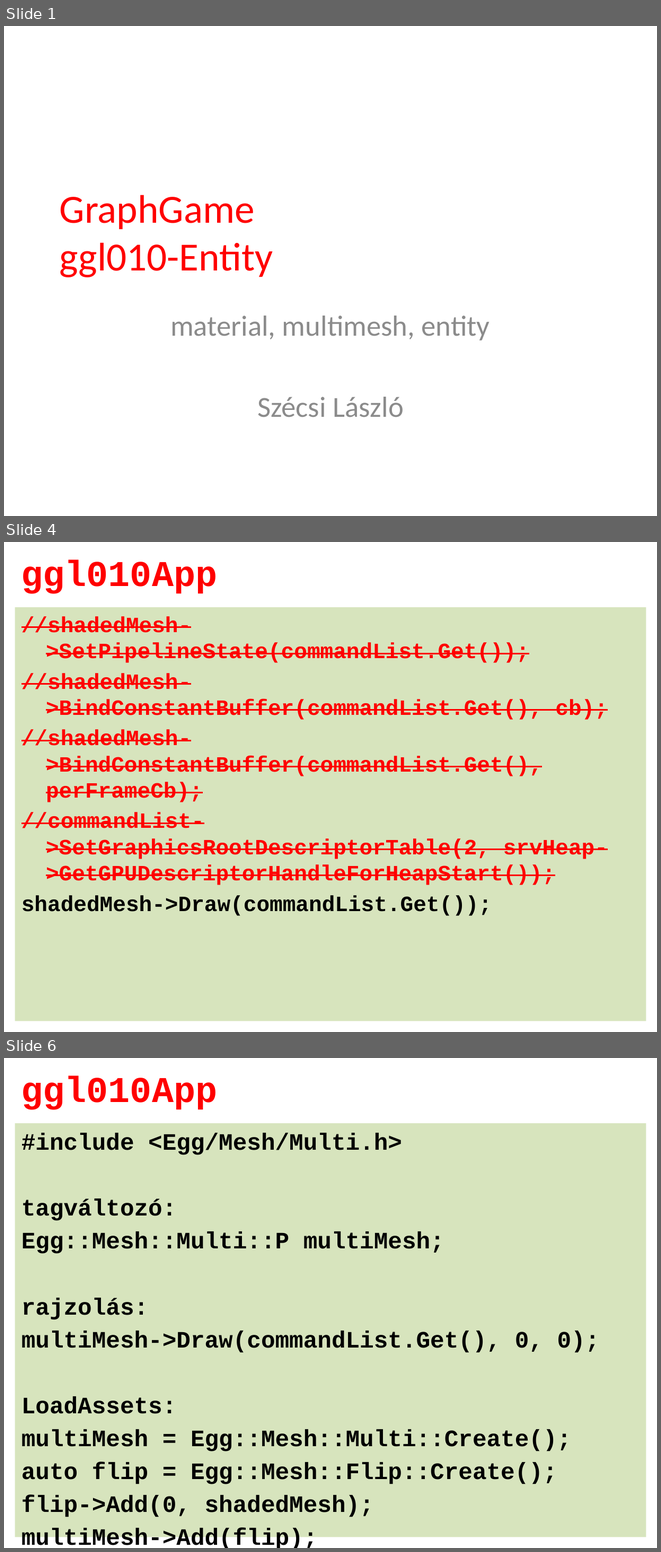
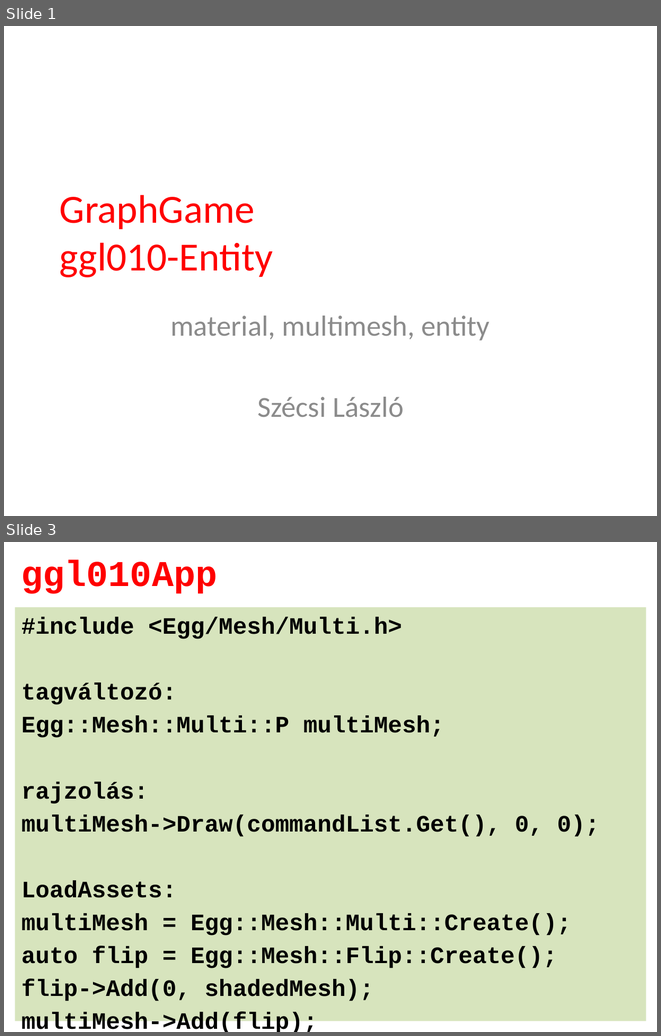
Before and after one commit to szecsi/dx12, a slide deck: Slides/ggl010-Entity.pptx. Shown one above the other, each under a label of ours: slides 1, 4 and 6 before the commit, slides 1 and 3 after it; the slides between them are not shown. The pictures are 661x1552 and 661x1036 pixels, drawn with LibreOffice and Linux fonts; fonts in the diff are those of the drawing; background and template pictures are left out. Boxes give left, top, right and bottom in pixels: in the first picture for what was removed or moved away, otherwise in the second. Text is boxed around its words. In the diff, an @@ line names an element or a change of style, - is before the commit and + after.

```diff
--- a/Slides/ggl010-Entity.pptx
+++ b/Slides/ggl010-Entity.pptx
@@ slide 4 removed at box(4, 542, 657, 1032), background #FFFFFF @@
@@ title removed at box(21, 560, 217, 594) @@
-ggl010App
@@ text removed at box(15, 607, 646, 1021) @@
-//shadedMesh->SetPipelineState(commandList.Get());
-//shadedMesh->BindConstantBuffer(commandList.Get(), cb);
-//shadedMesh->BindConstantBuffer(commandList.Get(), perFrameCb);
-//commandList->SetGraphicsRootDescriptorTable(2, srvHeap->GetGPUDescriptorHandleForHeapStart());
-shadedMesh->Draw(commandList.Get());
@@ what was slide 6 is now slide 3 @@
```
Also in this commit, not shown: 3 slides changed, 2 other slides removed, 26 other files.
